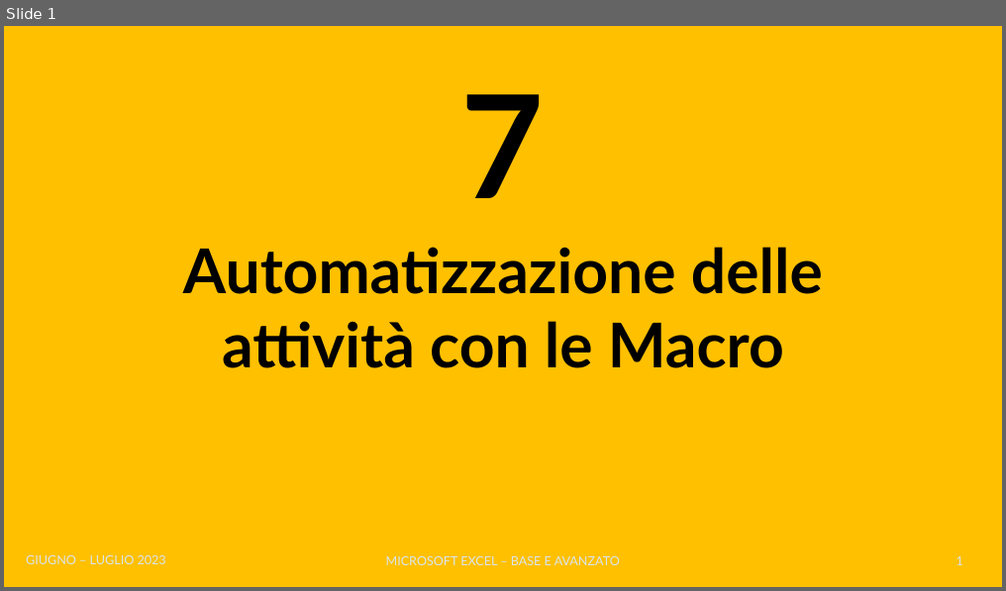
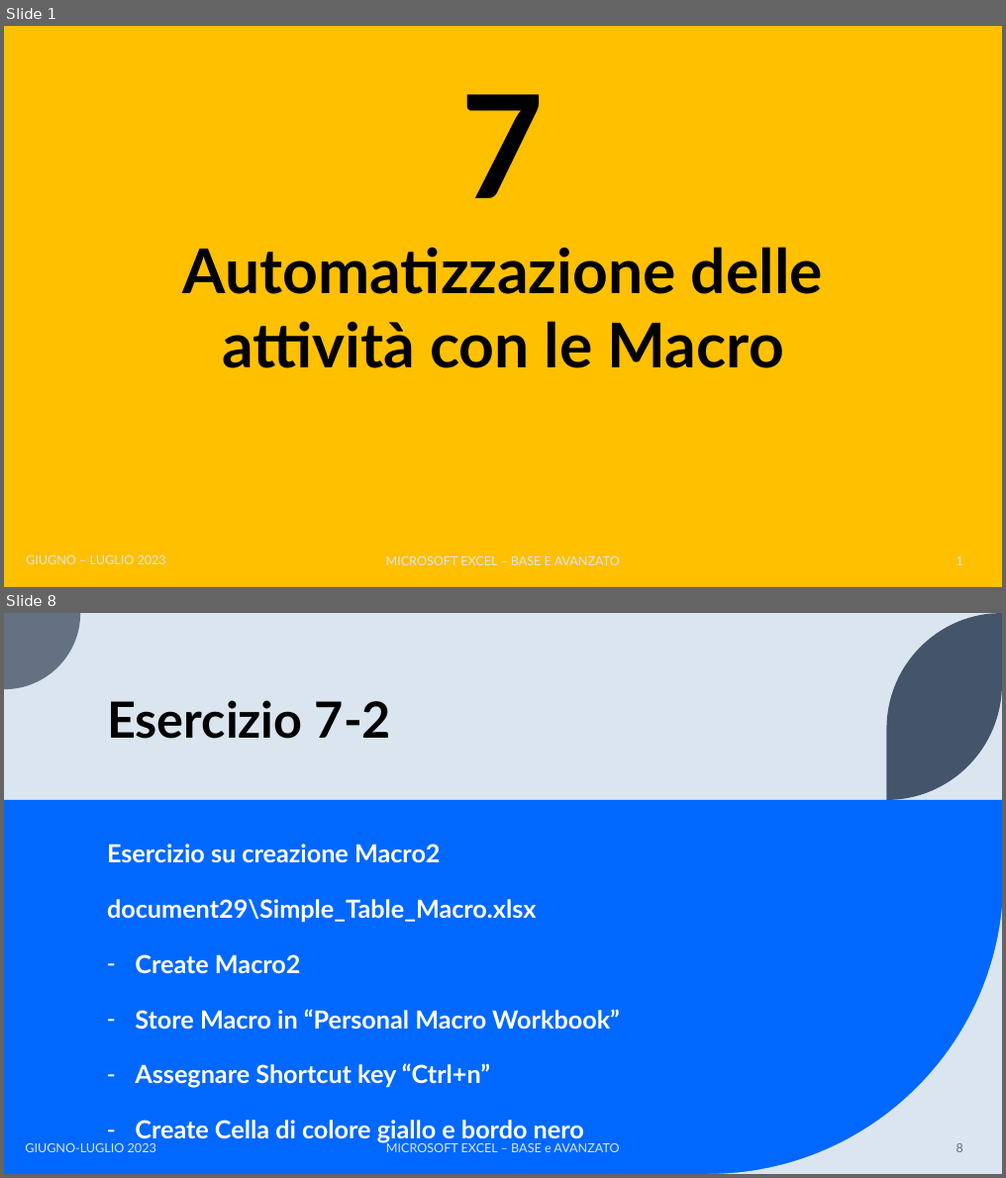
Before and after one commit to teispir/excel, a slide deck: ppt/Corso_Excel_Base_Avanzato_Parte7.pptx. Shown one above the other, each under a label of ours: slide 1 before the commit, slides 1 and 8 after it; the slides between them are not shown. The pictures are 1006x591 and 1006x1178 pixels, drawn with LibreOffice and Linux fonts; fonts in the diff are those of the drawing. Boxes give left, top, right and bottom in pixels: in the first picture for what was removed or moved away, otherwise in the second. Text is boxed around its words. In the diff, an @@ line names an element or a change of style, - is before the commit and + after.

```diff
--- a/ppt/Corso_Excel_Base_Avanzato_Parte7.pptx
+++ b/ppt/Corso_Excel_Base_Avanzato_Parte7.pptx
@@ slide 8 added at [4,613,1002,1174], background #DAE5EF @@
@@ freeform shape added at [4,613,80,689], fill #637183 @@
@@ freeform shape added at [887,613,1002,800], fill #44546A @@
@@ title added at [107,700,391,739], 48 pt, text #000000, bold @@
+Esercizio 7-2
@@ rectangle added at [4,800,1002,1174], fill #0068FF @@
@@ text added at [107,844,620,1144], 24 pt, text #FFFFFF, bold @@
+Esercizio su creazione Macro2
+document29\Simple_Table_Macro.xlsx
+– Create Macro2
+– Store Macro in “Personal Macro Workbook”
+– Assegnare Shortcut key “Ctrl+n”
+– Create Cella di colore giallo e bordo nero
@@ freeform shape added at [708,878,1002,1174], fill #DAE5EF @@
@@ text added at [25,1144,156,1153], 12 pt, text #DAE5EF @@
+GIUGNO-LUGLIO 2023
@@ text added at [386,1142,619,1153], 12 pt, text #DAE5EF @@
+MICROSOFT EXCEL – BASE e AVANZATO
@@ page number added at [956,1144,963,1153], 12 pt, text #637183 @@
+8
```
Also in this commit, not shown: 12 other slides added, 49 other files.
